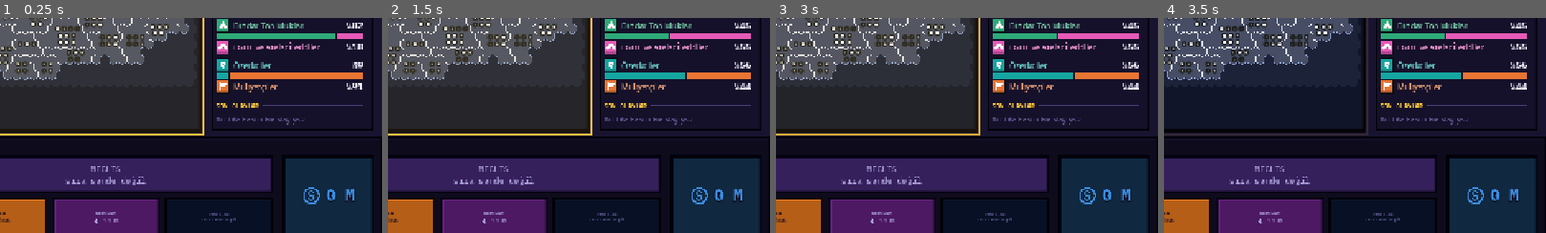
Above: before the commit, frames 1-4 (left to right).
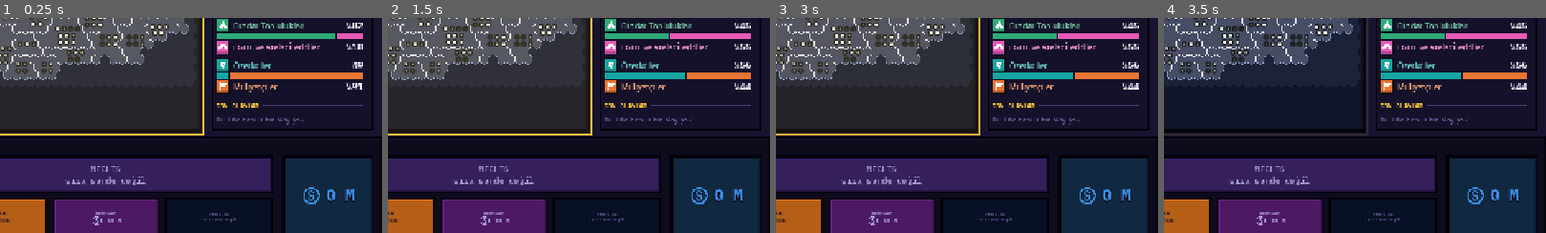
Above: after the commit, the same moments.

Repository: TriQue06/siyaset_oyunu_test_experimental
Game: Godot game, scene res://scenes/GameScreen.tscn
Two runs of this game, one before a commit and one after it. Both use one fixed random seed, a clock stepped at 60 frames per second and the inputs below. This scene is started directly instead of the project's main scene. Sound files missing from this copy of the repository are replaced by a short silence.
Inputs (mouse positions are % of the whole screen's width and height, from its top left):
- Up to frame 1 (0.25 s): no input
- Up to frame 2 (1.5 s): tap Enter at 0.5 s; move the mouse to (72, 45) at 0.52 s; hold Right 0.53-1.25 s; click (72, 45) at 0.67 s; tap Space at 0.77 s; drag from (30, 55) to (45, 70) at 1.27 s
- Up to frame 3 (3 s): move the mouse to (60, 28) at 2.02 s; hold Right 2.03-2.75 s; drag from (45, 70) to (20, 35) at 2.77 s
- Up to frame 4 (3.5 s): no input
The pictures show only the part of the screen within x 50-100%, y 46-96%; the shares and areas given below are measured in that part.

The runs differ from the first frame. In frame 1, 0.1% of the frame differs, in the area x 24-32%, y 92-97%; in frame 2, 0.1%; in frame 3, 0.1%; in frame 4, 0.1%.

Commit message:
Sürüm 0.0.241: para simgesi iki kat büyük
Co-Authored-By: Claude Opus 5.5 <noreply@anthropic.com>

Diff:
--- a/siyaset-oyunu/project.godot
+++ b/siyaset-oyunu/project.godot
@@ -11,7 +11,7 @@
 [application]
 
 config/name="Siyaset Oyunu"
-config/version="0.0.240"
+config/version="0.0.241"
 run/main_scene="res://scenes/Lobby.tscn"
 config/quit_on_go_back=false
 config/features=PackedStringArray("4.7", "Forward Plus")
--- a/siyaset-oyunu/scripts/money_icon.gd
+++ b/siyaset-oyunu/scripts/money_icon.gd
@@ -13,6 +13,8 @@
 const SVG := '<svg xmlns="http://www.w3.org/2000/svg" height="96" width="96" viewBox="0 -960 960 960" fill="#ffffff"><p …(599 unchanged characters)…
 ## Simge yazı tipinin çizim boyu (piksel; her puntoya ölçeklenir).
 const FONT_SIZE := 96
+## Simgenin yazı puntosuna oranı (0.0.241: eskisinin iki katı).
+const ICON_SCALE := 1.84
 const FONTS := ["res://assets/fonts/IBMPlexMono-Regular.ttf", "res://assets/fonts/IBMPlexMono-Medium.ttf",
 	"res://assets/fonts/IBMPlexMono-SemiBold.ttf", "res://assets/fonts/IBMPlexMono-Bold.ttf"]
 
@@ -46,13 +48,14 @@
 	f.set_cache_descent(0, FONT_SIZE, s * 0.2)
 	f.set_texture_image(0, cache, 0, image)
 	var glyph := GLYPH.unicode_at(0)
-	var side := s * 0.92
+	# 0.0.241: simge yazının iki katı boyda (küçük kalıyordu); büyük harflerin
+	# ortasına hizalı, iki yanında biraz boşluk.
+	var side := s * ICON_SCALE
 	f.set_glyph_texture_idx(0, cache, glyph, 0)
 	f.set_glyph_uv_rect(0, cache, glyph, Rect2(0, 0, image.get_width(), image.get_height()))
 	f.set_glyph_size(0, cache, glyph, Vector2(side, side))
-	# Rakamların boyunda, satırın ortasında dursun.
-	f.set_glyph_offset(0, cache, glyph, Vector2(s * 0.04, -s * 0.78))
-	f.set_glyph_advance(0, FONT_SIZE, glyph, Vector2(s, 0))
+	f.set_glyph_offset(0, cache, glyph, Vector2(s * 0.06, -s * 0.36 - side * 0.5))
+	f.set_glyph_advance(0, FONT_SIZE, glyph, Vector2(side + s * 0.12, 0))
 	_font = f
 	return f
 
Not shown, changed: siyaset-oyunu/export_presets.cfg
